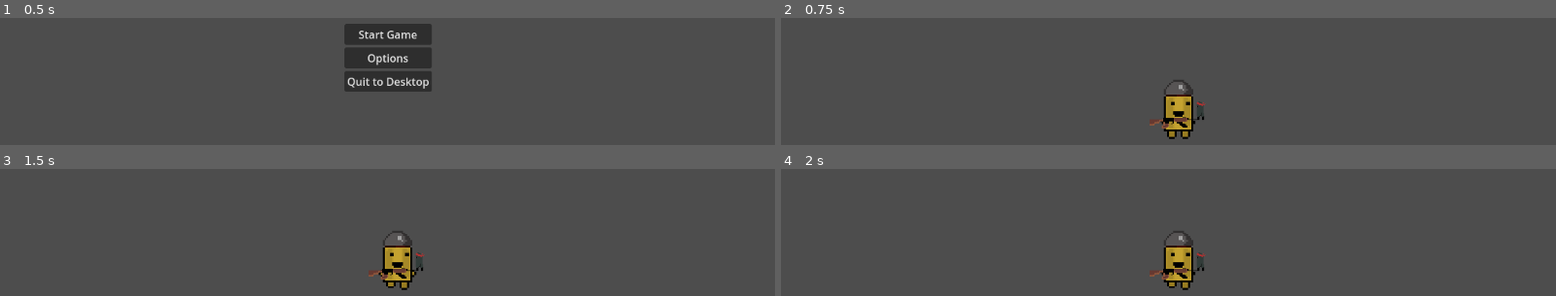
Above: before the commit, frames 1-4 (two rows, left to right).
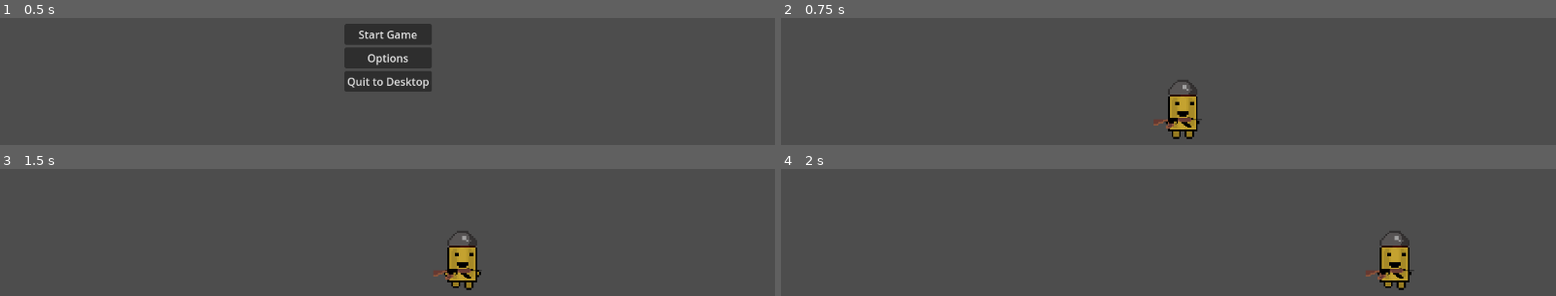
Above: after the commit, the same moments.

Repository: bwoodward523/Sporo
Game: Godot game, scene res://Menu.tscn
Same seed, same stepped clock (60 frames per second), same inputs: the game is played once before the commit and once after it.
Inputs (mouse positions are in pixels of both pictures, inside the frame that each line leads up to):
- Up to frame 1 (0.5 s): no input
- Up to frame 2 (0.75 s): click "Start Game" at 0.5 s
- Up to frame 3 (1.5 s): tap Enter (ui_accept) at 1.25 s; move the mouse to (558, 188) at 1.27 s; hold D (moveRight) from 1.28 s (still down); click (558, 188) at 1.35 s
- Up to frame 4 (2 s): keep holding D (moveRight); tap Enter (ui_accept) at 1.52 s

Frame 1 is identical in both runs. In frame 2, 1.2% of the frame differs, in the area x 47-55%, y 48-96%; in frame 3, 3.0%, in the area x 47-63%, y 48-96%; in frame 4, 3.0%.

Commit message:
Yeet main is not a rigidbody anymore

Diff:
--- a/TestWorld.tscn
+++ b/TestWorld.tscn
@@ -1,19 +1,8 @@
-[gd_scene load_steps=4 format=3 uid="uid://dhmsoifjhyut7"]
+[gd_scene load_steps=2 format=3 uid="uid://dhmsoifjhyut7"]
 
-[ext_resource type="Texture2D" uid="uid://m81oyjg0p6o2" path="res://Assets/BootyNinja.png" id="1_54hcg"]
 [ext_resource type="PackedScene" uid="uid://whd11j441bhe" path="res://Scenes/player.tscn" id="2_qtbt2"]
 
-[sub_resource type="CircleShape2D" id="CircleShape2D_nbjoh"]
-radius = 20.0
+[node name="main" type="Node2D"]
 
-[node name="Player" type="RigidBody2D"]
+[node name="player" parent="." instance=ExtResource("2_qtbt2")]
 position = Vector2(600, 400)
-gravity_scale = 0.0
-
-[node name="CollisionShape2D" type="CollisionShape2D" parent="."]
-shape = SubResource("CircleShape2D_nbjoh")
-
-[node name="Sprite2D" type="Sprite2D" parent="."]
-texture = ExtResource("1_54hcg")
-
-[node name="CharacterBody2D" parent="." instance=ExtResource("2_qtbt2")]
